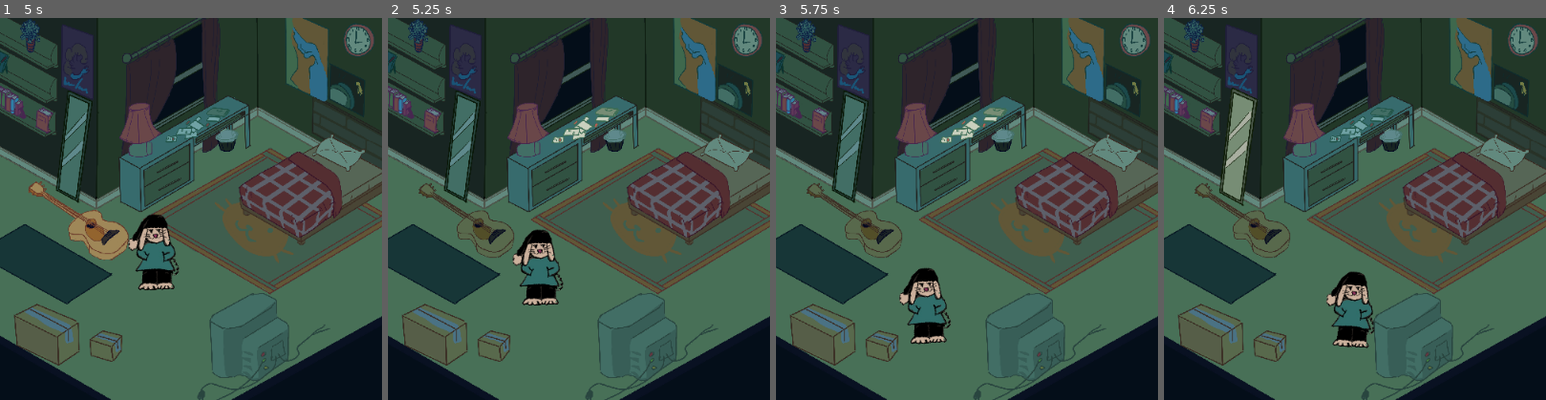
Above: before the commit, frames 1-4 (left to right).
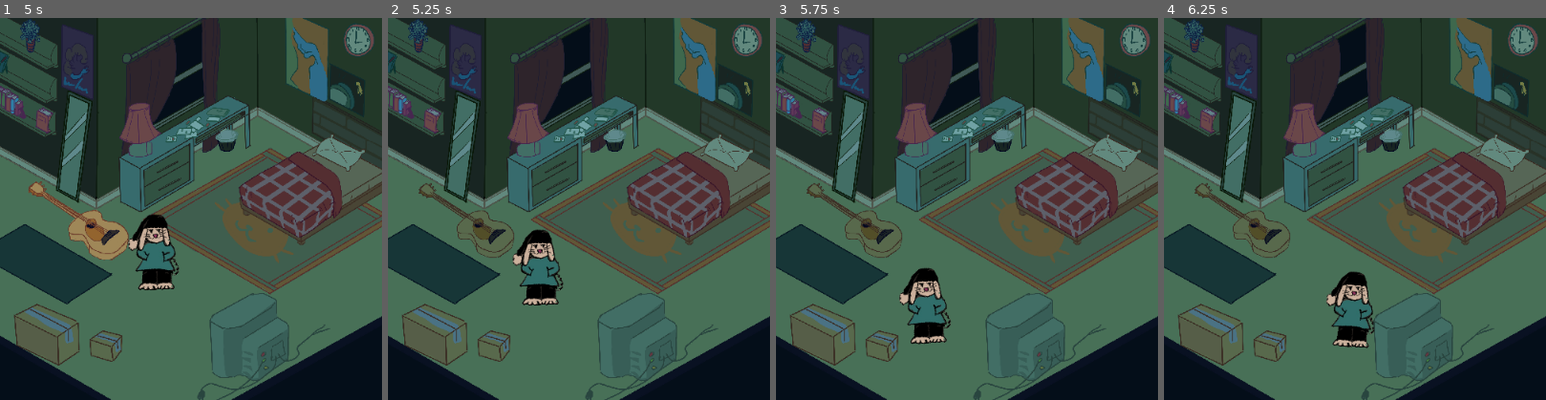
Above: after the commit, the same moments.

Repository: UMKC-GDT/Team2sprint
Game: Godot game, scene res://Scenes/bedroom_new.tscn
The game is run twice, just before and just after one commit, with the same random seed, the same clock (stepped at 60 frames per second) and the same inputs. This scene is started directly instead of the project's main scene.
Inputs (mouse positions are % of the whole screen's width and height, from its top left):
- Up to frame 1 (5 s): tap Enter at 0.5 s; move the mouse to (48, 73) at 0.52 s; press the mouse at (48, 73) at 0.53 s; hold Right (move_right) 0.53-1.28 s; move the mouse to (37, 68) at 1.27 s; release the mouse at (37, 68) at 1.28 s; hold Down (move_down) 1.28-2.03 s; click (37, 68) at 1.35 s; move the mouse to (70, 48) at 2.02 s; press the mouse at (70, 48) at 2.03 s; hold Right (move_right) 2.03-2.78 s; move the mouse to (16, 56) at 2.77 s; release the mouse at (16, 56) at 2.78 s; hold W (move_up) 2.78-3.53 s; click (16, 56) at 2.85 s; move the mouse to (63, 71) at 3.52 s; press the mouse at (63, 71) at 3.53 s; hold Left (move_left) from 3.53 s (still down); move the mouse to (39, 49) at 4.27 s; release the mouse at (39, 49) at 4.28 s; click (39, 49) at 4.35 s
- Up to frame 2 (5.25 s): move the mouse to (54, 36) at 5.02 s; release Left (move_left) at 5.03 s; press the mouse at (54, 36) at 5.03 s; hold Down (move_down) from 5.03 s (still down)
- Up to frame 3 (5.75 s): keep holding Down (move_down)
- Up to frame 4 (6.25 s): move the mouse to (38, 40) at 5.77 s; release Down (move_down) at 5.78 s; release the mouse at (38, 40) at 5.78 s; hold Right (move_right) from 5.78 s (still down); click (38, 40) at 5.85 s
The pictures show only the part of the screen within x 29-79%, y 23-73%; the shares and areas given below are measured in that part.

Frame 1 is identical in both runs. In frame 2, 0.4% of the frame differs, in the area x 43-61%, y 23-33%; in frame 3, 0.4%; in frame 4, 1.7%, in the area x 14-25%, y 18-50%.

Commit message:
bug fixed!

Diff:
--- a/Scenes/ProgressManager/progress_manager.gd
+++ b/Scenes/ProgressManager/progress_manager.gd
@@ -7,15 +7,23 @@
 const PUZZLE_SLIDER = preload("uid://cjrohpooys7ow")
 var minigame_instantiated = false
 
-var dialogue_event = false
-var minigame_event = false
-var inventory_event = false
+var processing_event = false
 
 # Called when the node enters the scene tree for the first time.
 func _ready() -> void:
 	SignalBus.connect("object_clicked", on_clicked)
 
 
+
+func on_clicked(text: Array[String], game: String, key: Sprite2D) -> void:
+	if processing_event:
+		return
+
+	processing_event = true
+	await run_event(text, game, key)
+	processing_event = false
+
+"""
 func on_clicked(text: Array[String], game: String, key: Sprite2D):
 	print("clicked_PM")
 	if(text != null):
@@ -33,16 +41,16 @@
 
 
 	print(dialogue_event,minigame_event,inventory_event )
-
+"""
 
 func run_event(text: Array[String], game: String, key: Sprite2D):
 
 
-	if(dialogue_event):
+	if text != null and text.size() > 0:
 		Dialogue_Manager.trigger_dialogue(text)
 		await Dialogue_Manager.get_child(1).dialogue_done
 
-	if(minigame_event):
+	if game == "slider":
 		if not minigame_instantiated:
 			var minigame = PUZZLE_SLIDER.instantiate()
 			get_tree().current_scene.add_child(minigame)
@@ -50,9 +58,5 @@
 			minigame.position = Vector2(-1033,-1033)
 			minigame.scale = Vector2(2,2)
 
-	if(inventory_event):
+	if key != null:
 		key.visible = true
-
-	dialogue_event = false
-	minigame_event = false
-	inventory_event = false
